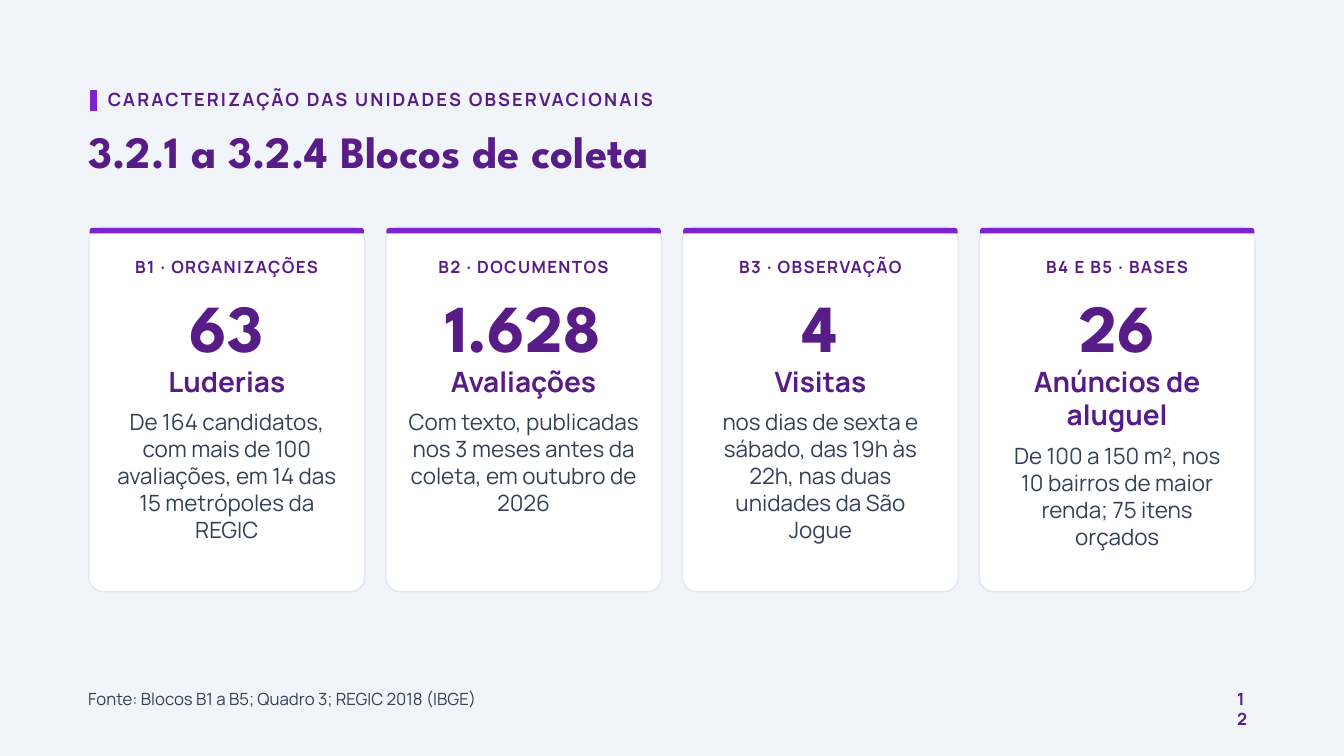
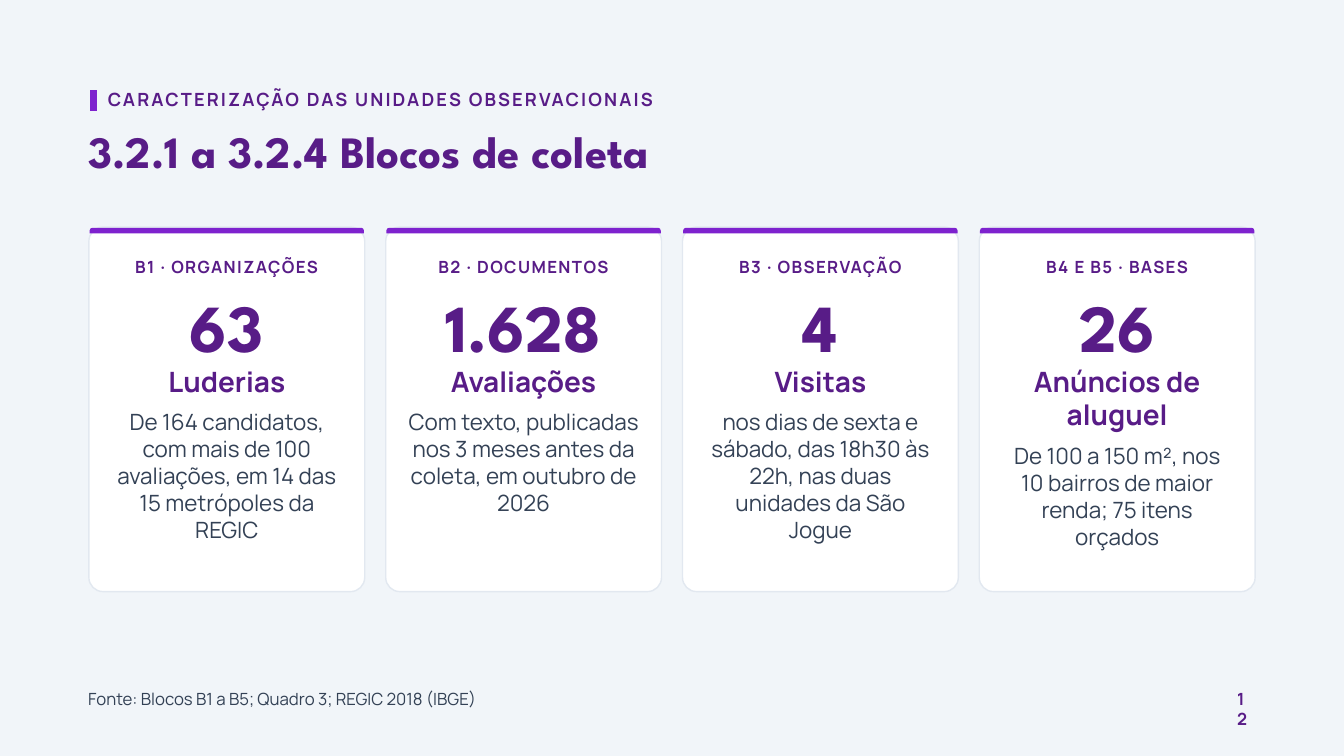
Before and after one commit to eusouopeu/interludio, a slide deck: slide 12 of apresentacao/slides-vfinal.pptx. Drawn at 1344x756 pixels with LibreOffice and Linux fonts; fonts in the diff are those of the drawing. Boxes give left, top, right and bottom in pixels: in the first picture for what was removed or moved away, otherwise in the second. Text is boxed around its words. In the diff, an @@ line names an element or a change of style, - is before the commit and + after.

```diff
--- a/apresentacao/slides-vfinal.pptx
+++ b/apresentacao/slides-vfinal.pptx
@@ text at (711, 413, 929, 544): text changed @@
-nos dias de sexta e sábado, das 19h às 22h, nas duas unidades da São Jogue
+nos dias de sexta e sábado, das 18h30 às 22h, nas duas unidades da São Jogue
```
Also in this commit, not shown: 8 other slides changed, 1 other file.
